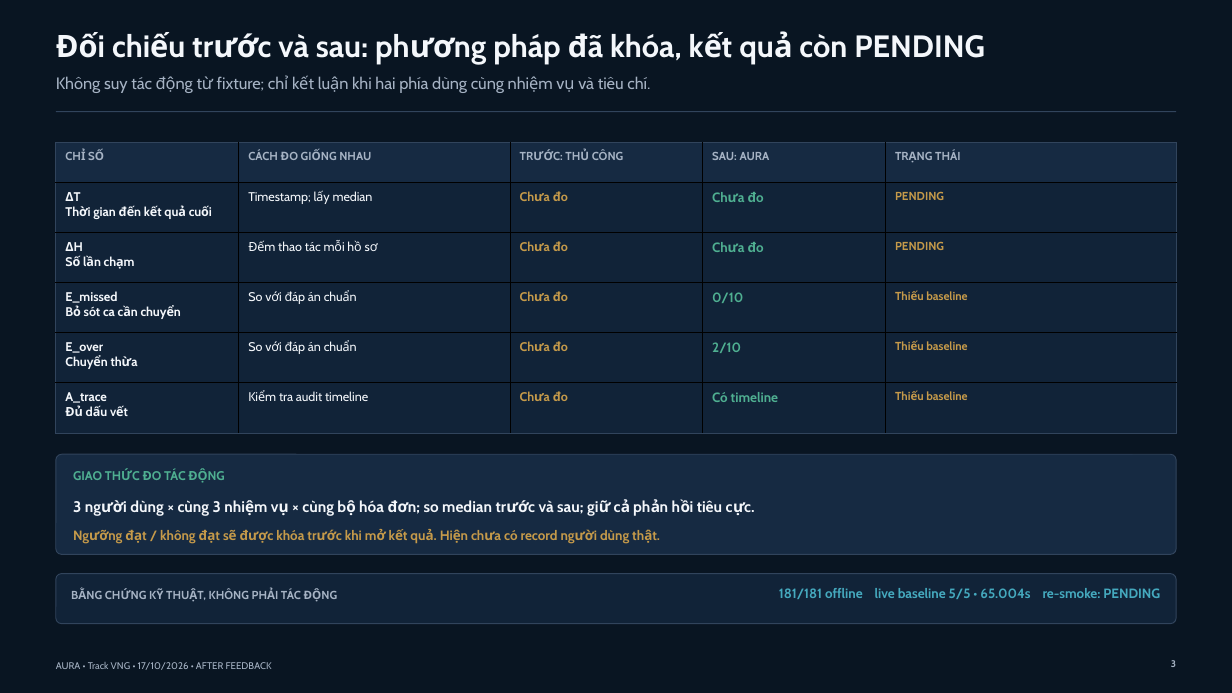
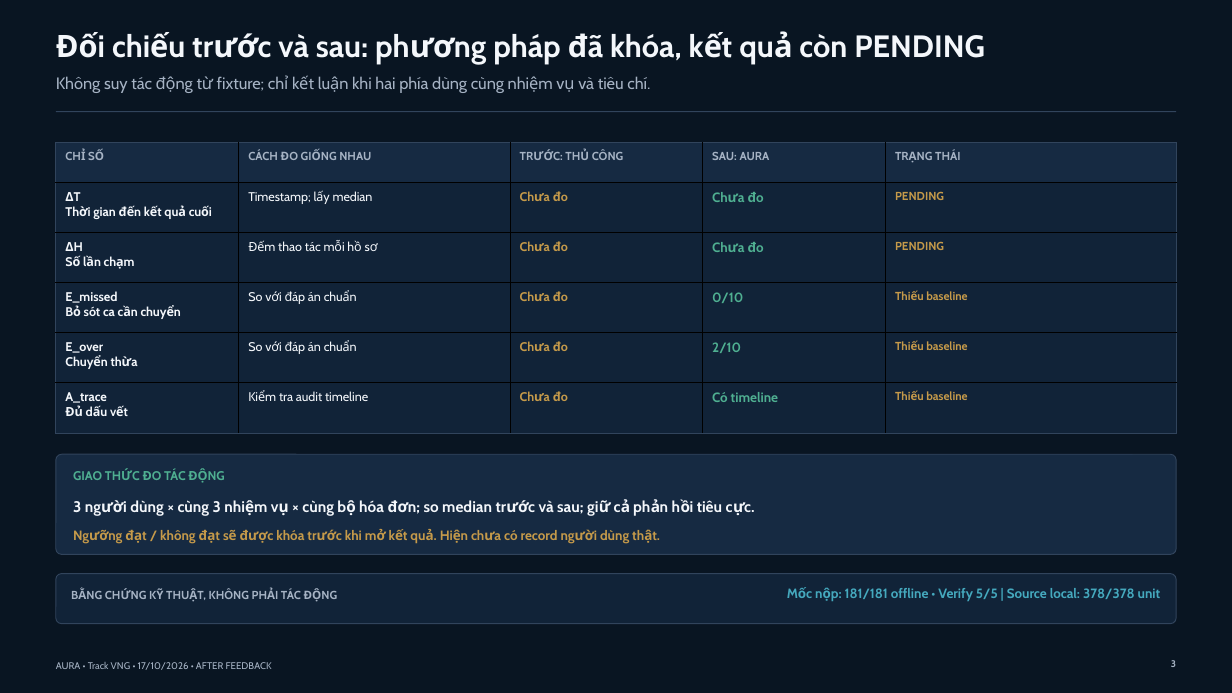
Before and after one commit to BondPhuPhamzZ/AURA, a slide deck: slide 3 of AURA/submission/AURA_5_SLIDES_AFTER_FEEDBACK_FINAL.pptx. Drawn at 1232x693 pixels with LibreOffice and Linux fonts; fonts in the diff are those of the drawing. Boxes give left, top, right and bottom in pixels: in the first picture for what was removed or moved away, otherwise in the second. Text is boxed around its words. In the diff, an @@ line names an element or a change of style, - is before the commit and + after.

```diff
--- a/AURA/submission/AURA_5_SLIDES_AFTER_FEEDBACK_FINAL.pptx
+++ b/AURA/submission/AURA_5_SLIDES_AFTER_FEEDBACK_FINAL.pptx
@@ text at (845, 588, 1161, 601): text changed @@
-181/181 offline live baseline 5/5 • 65.004s re-smoke: PENDING
+Mốc nộp: 181/181 offline • Verify 5/5 | Source local: 378/378 unit
```
Also in this commit, not shown: 2 other slides changed, 17 other files.
